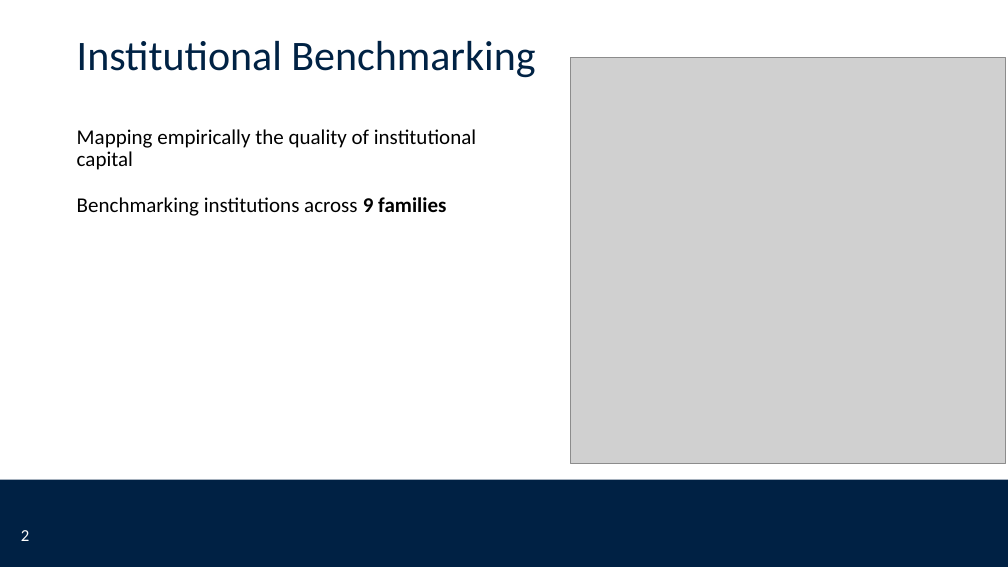
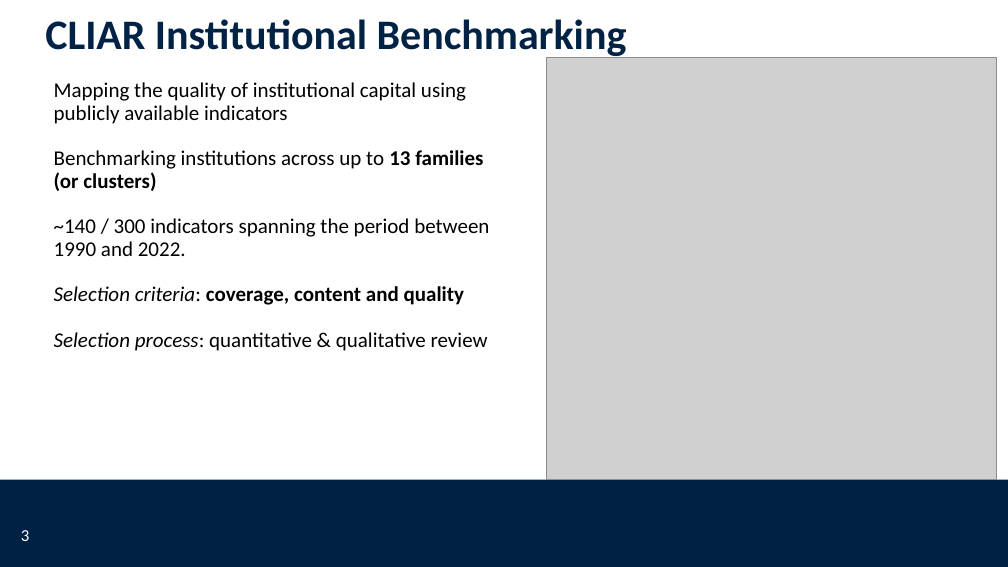
Before and after one commit to worldbank/institutional-assessment-dashboard, a slide deck: slide 3 of app/www/CLIAR_template.pptx (slide 2 before the commit). Drawn at 1008x567 pixels with LibreOffice and Linux fonts; fonts in the diff are those of the drawing; grey boxes stand for pictures; background and template pictures are left out. Boxes give left, top, right and bottom in pixels: in the first picture for what was removed or moved away, otherwise in the second. Text is boxed around its words. In the diff, an @@ line names an element or a change of style, - is before the commit and + after.

```diff
--- a/app/www/CLIAR_template.pptx
+++ b/app/www/CLIAR_template.pptx
@@ title at box(45, 19, 627, 59): text changed; bold on @@
-Institutional Benchmarking
+CLIAR Institutional Benchmarking
@@ picture: place and size @@
-picture at box(571, 57, 1006, 464)
+picture at box(547, 57, 996, 480)
@@ text at box(54, 82, 489, 351): text changed @@
-Mapping empirically the quality of institutional capital
-Benchmarking institutions across 9 families
+Mapping the quality of institutional capital using publicly available indicators
+Benchmarking institutions across up to 13 families (or clusters)
+~140 / 300 indicators spanning the period between 1990 and 2022.
+Selection criteria: coverage, content and quality
+Selection process: quantitative & qualitative review
@@ page number at box(21, 530, 29, 541): text changed @@
-2
+3
```
Also in this commit, not shown: 1 other slide changed, 6 slides added, 1 slide removed.
